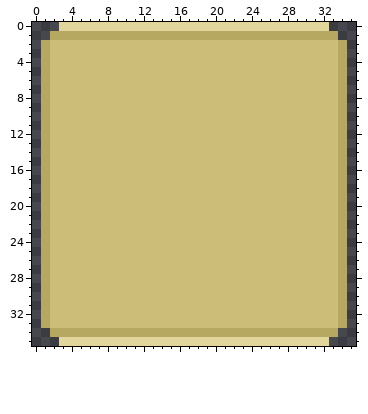
One commit to this pixel-art file: Assets/Sprites/Ase/ui_row_selected.aseprite. The picture above was drawn from the file before the commit.
36x36 pixels, 1 frame.
New version:
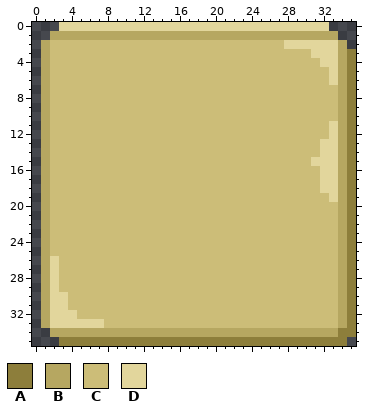
Palette (. is transparent): A #8d7e3b  B #b6a761  C #ccbd78  D #e2d69c
Author's note on the commit: UI: improved item list hovered rows + select first inventory item automattically when opened
Changes in this commit:
The edit adds colour A in rows 3 to 33 at x 35; in row 34 at x 34 to 35; in row 35 at x 33 to 34.
Colour D gives way to colour A in row 35 at x 3 to 32.
Colour C gives way to colour D in row 2 at x 28 to 33; in row 3 at x 31 to 33; in row 4 at x 32 to 33; in rows 5 to 6 at x 33; in rows 11 to 12 at x 33; in rows 13 to 14 at x 32 to 33.
Colour C gives way to colour D in row 15 at x 31 to 33; in rows 16 to 18 at x 32 to 33; in row 19 at x 33; in rows 26 to 29 at x 2; in rows 30 to 31 at x 2 to 3; in row 32 at x 2 to 4.
Colour C gives way to colour D in row 33 at x 2 to 7.
Boxes around the changes in both pictures, in picture pixels (x1, y1, x2, y2):
changed: (50, 40, 356, 346)
